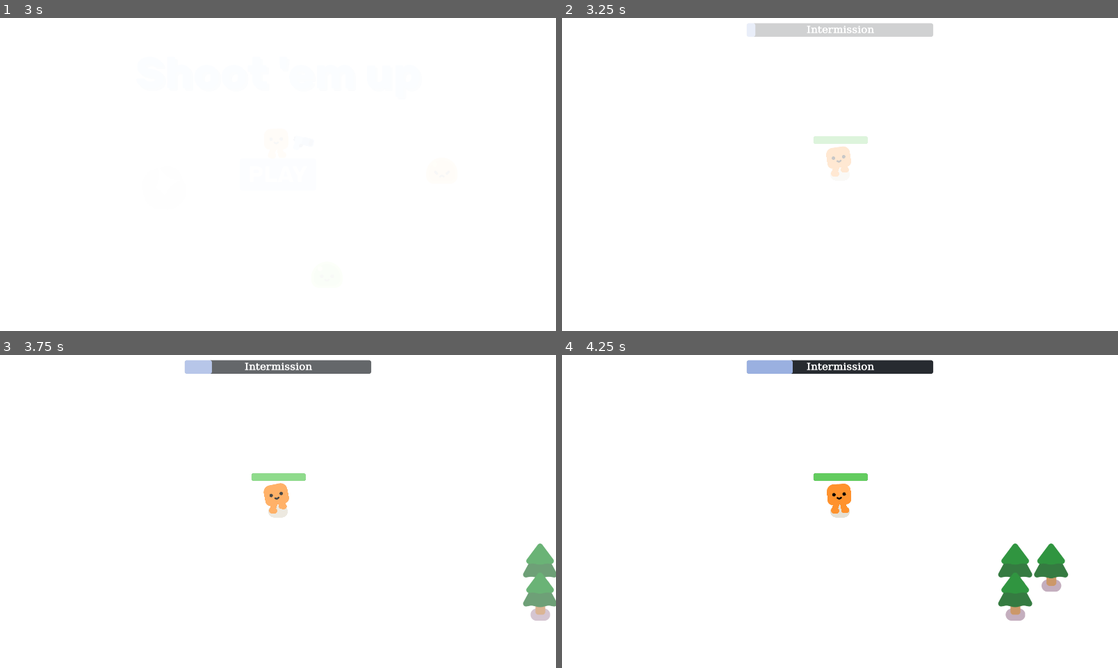
Above: before the commit, frames 1-4 (two rows, left to right).
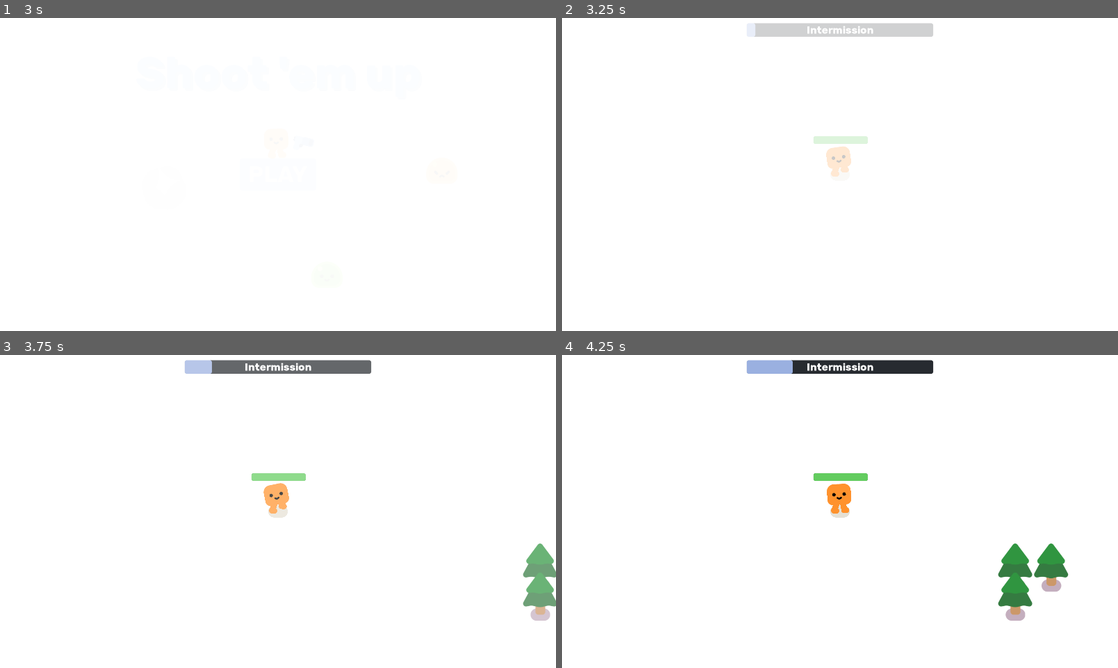
Above: after the commit, the same moments.

Repository: cottondell/shoot-em-up-game
Game: Godot game, scene res://main_menu.tscn
Two runs of this game, one before a commit and one after it. Both use one fixed random seed, a clock stepped at 60 frames per second and the inputs below.
Inputs:
- Up to frame 1 (3 s): click "PLAY" at 0.5 s; click "PLAY" at 1.25 s; tap Enter at 2 s; hold D (move_right) 2.03-2.78 s; hold S (move_down) from 2.78 s (still down)
- Up to frame 2 (3.25 s): keep holding S (move_down)
- Up to frame 3 (3.75 s): release S (move_down) at 3.53 s; hold D (move_right) from 3.53 s (still down)
- Up to frame 4 (4.25 s): keep holding D (move_right)

Frame 1 is identical in both runs. In frame 2, less than 0.1% of the frame differs, in the area x 44-57%, y 2-6%; in frame 3, 0.2%; in frame 4, 0.2%.
Error in both runs: Cannot call method 'change_scene_to_file' on a null value. (res://main_menu.gd:4)

Commit message:
Reset font for wave bar so it works in web export

Diff:
--- a/gun.gd
+++ b/gun.gd
@@ -38,7 +38,6 @@
 	# Instantiate new muzzle flash at shoot point with rotation of gun
 	var new_flash: Node2D = MUZZLE_FLASH.instantiate()
 	%FlashPoint.add_child(new_flash)
-	print("Created new flash: ", new_flash.global_position)
 
 # Autofire functions
 func enable_autofire():
--- a/hud.tscn
+++ b/hud.tscn
@@ -2,7 +2,6 @@
 
 [ext_resource type="Script" uid="uid://bn7edbedjjq1r" path="res://hud.gd" id="1_37p78"]
 [ext_resource type="Script" uid="uid://bubffxd813jni" path="res://wave_bar.gd" id="2_64ctp"]
-[ext_resource type="FontVariation" uid="uid://cpergjtp01rsw" path="res://base_font.tres" id="3_8sq4i"]
 
 [sub_resource type="StyleBoxFlat" id="StyleBoxFlat_37p78"]
 bg_color = Color(0.15294118, 0.16862746, 0.1882353, 1)
@@ -152,7 +151,6 @@
 
 [node name="WaveBar" type="ProgressBar" parent="." unique_id=1658131324]
 unique_name_in_owner = true
-visible = false
 anchors_preset = 5
 anchor_left = 0.5
 anchor_right = 0.5
@@ -185,7 +183,6 @@
 grow_horizontal = 2
 grow_vertical = 2
 theme_override_colors/font_color = Color(1, 1, 1, 1)
-theme_override_fonts/font = ExtResource("3_8sq4i")
 theme_override_font_sizes/font_size = 36
 text = "Wave 1"
 horizontal_alignment = 1
--- a/main_menu.tscn
+++ b/main_menu.tscn
@@ -171,7 +171,6 @@
 
 [node name="FadeScreen" parent="." unique_id=86716984 instance=ExtResource("9_dy7ct")]
 unique_name_in_owner = true
-layout_mode = 1
 autostart = 1
 metadata/_edit_lock_ = true
 
--- a/project.godot
+++ b/project.godot
@@ -74,7 +74,9 @@
 
 [application]
 
-config/name="Your First 2D Game With Godot 4: START (GDQuest)"
+config/name="Shoot 'em up"
+config/description="A vampire survivor like game made & extended from the GDQuest \"Your First 2D GAME From Zero in Godot 4\" tutorial."
+config/version="0.1.1"
 run/main_scene="uid://c8acanknmjgjl"
 config/features=PackedStringArray("4.7", "Forward Plus")
 config/icon="res://icon.png"
Not shown, changed: export_presets.cfg
Not shown, changed: README.md
